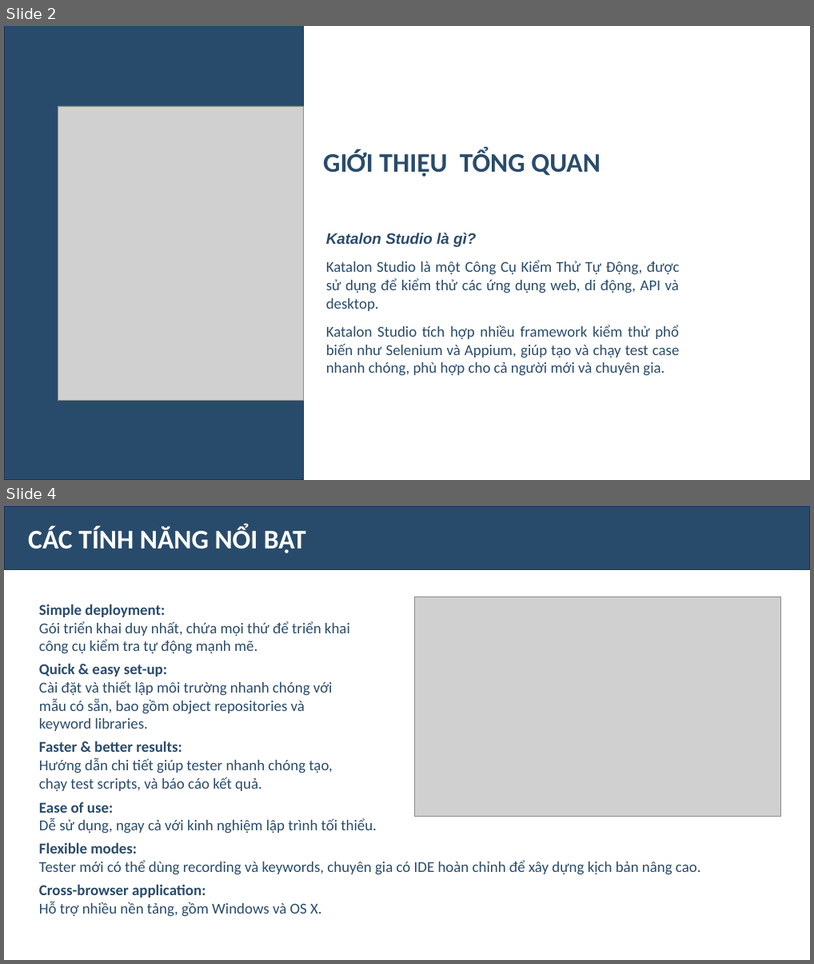
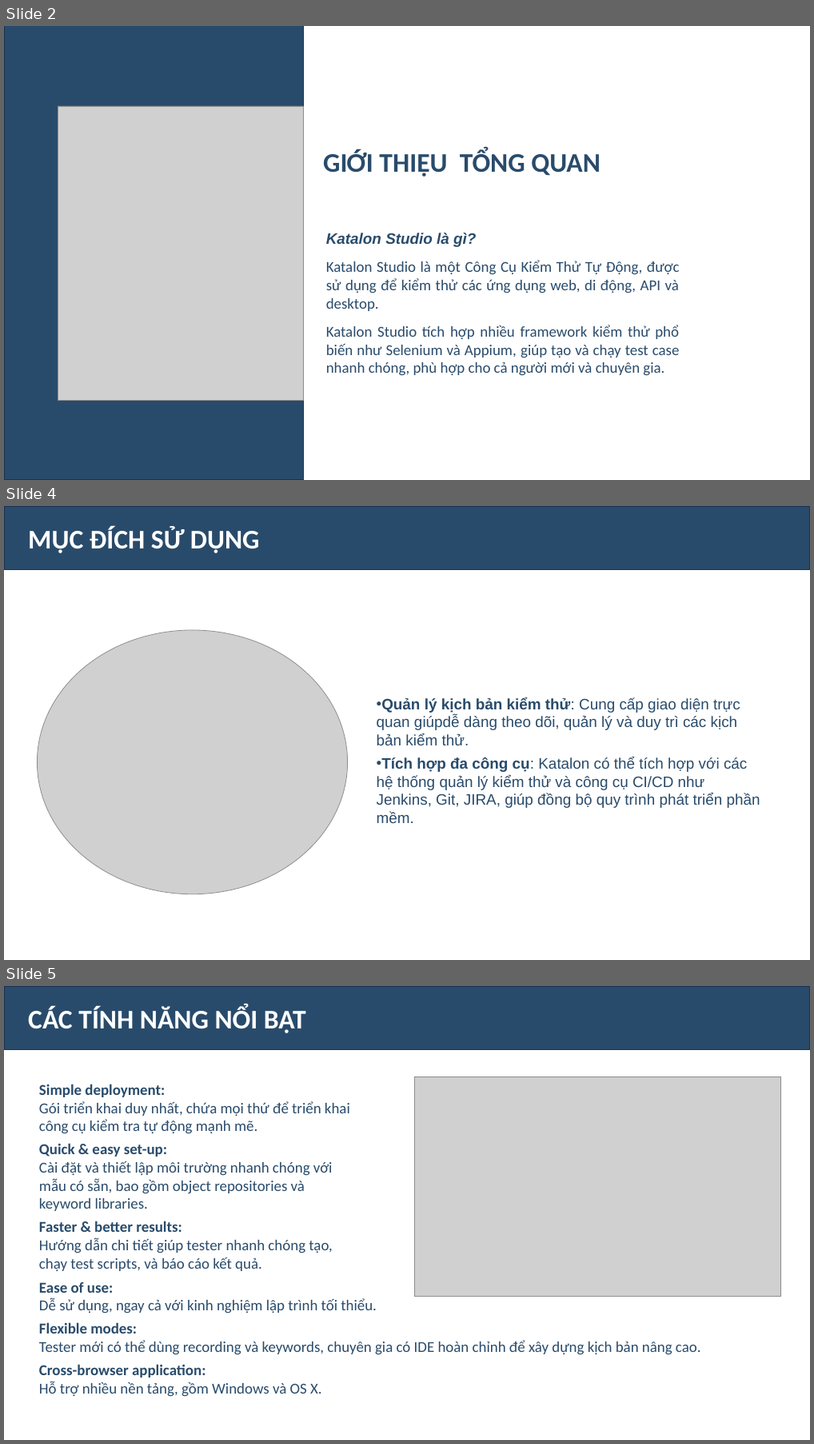
Before and after one commit to Oanh1503-git/DoAnKiemThu, a slide deck: THTH_slide.pptx. Shown one above the other, each under a label of ours: slides 2 and 4 before the commit, slides 2, 4 and 5 after it; the slides between them are not shown. The pictures are 814x964 and 814x1444 pixels, drawn with LibreOffice and Linux fonts; fonts in the diff are those of the drawing; grey boxes stand for pictures. Boxes give left, top, right and bottom in pixels: in the first picture for what was removed or moved away, otherwise in the second. Text is boxed around its words. In the diff, an @@ line names an element or a change of style, - is before the commit and + after.

```diff
--- a/THTH_slide.pptx
+++ b/THTH_slide.pptx
@@ slide 4 added at (x1=4, y1=506, x2=810, y2=960), background #FFFFFF @@
@@ rectangle added at (x1=4, y1=506, x2=810, y2=569), fill #00294F at 84% opacity, outline #1E3256 1 pt, 32 pt, text #FFFFFF, bold @@
+MỤC ĐÍCH SỬ DỤNG
@@ picture added at (x1=38, y1=630, x2=348, y2=894) @@
@@ text added at (x1=377, y1=697, x2=761, y2=823), 18 pt, text #294B6B @@
+• Quản lý kịch bản kiểm thử: Cung cấp giao diện trực quan giúpdễ dàng theo dõi, quản lý và duy trì các kịch bản kiểm thử.
+• Tích hợp đa công cụ: Katalon có thể tích hợp với các hệ thống quản lý kiểm thử và công cụ CI/CD như Jenkins, Git, JIRA, giúp đồng bộ quy trình phát triển phần mềm.
@@ what was slide 4 is now slide 5 @@
```
Also in this commit, not shown: 1 slide changed, 6 other slides added, 1 slide removed.
